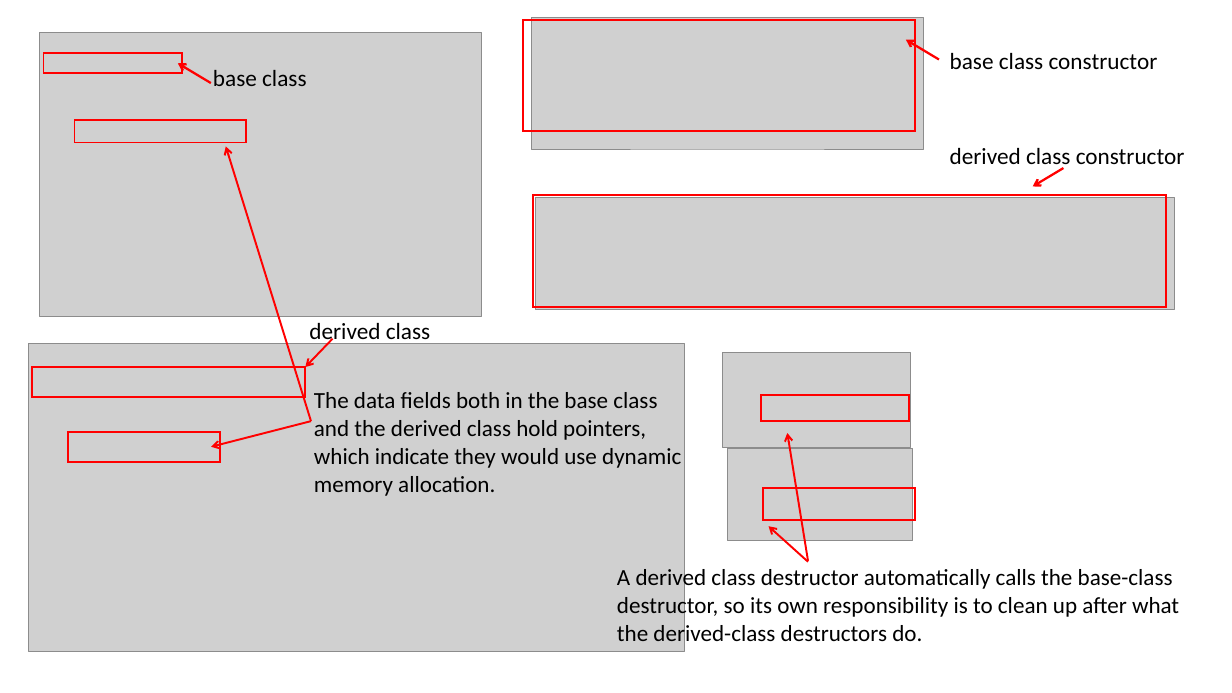
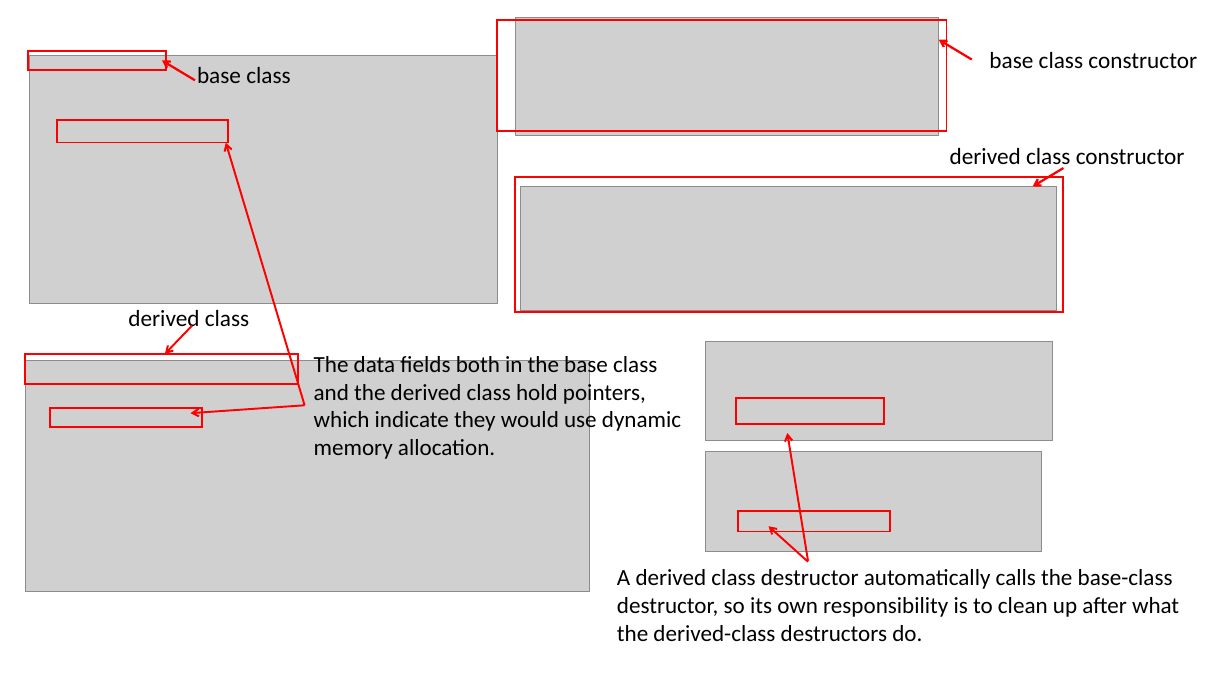
Before and after one commit to ShiqiYu/CPP, a slide deck: slide 14 of week12/Lab12.pptx (slide 18 before the commit). Drawn at 1232x693 pixels with LibreOffice and Linux fonts; fonts in the diff are those of the drawing; grey boxes stand for pictures; background and template pictures are left out. Boxes give left, top, right and bottom in pixels: in the first picture for what was removed or moved away, otherwise in the second. Text is boxed around its words. In the diff, an @@ line names an element or a change of style, - is before the commit and + after.

```diff
--- a/week12/Lab12.pptx
+++ b/week12/Lab12.pptx
@@ rectangle: place and size @@
-rectangle at [523,19,915,131]
+rectangle at [497,19,946,131]
@@ picture: place and size @@
-picture at [531,18,923,150]
+picture at [516,18,939,136]
@@ 1 text, 1 arrow, 1 rectangle: place and size @@
-1 text, 1 arrow, 1 rectangle at [43,54,306,86]
+1 text, 1 arrow, 1 rectangle at [28,51,290,83]
@@ picture: place and size @@
-picture at [40,32,482,316]
+picture at [30,55,497,304]
@@ arrow moved from (939, 59) - (906, 40) to (972, 59) - (939, 40) @@
@@ text "base class constructor": place and size @@
-text "base class constructor" at [950,53,1158,69]
+text "base class constructor" at [989,52,1197,68]
@@ rectangle: place and size @@
-rectangle at [75,120,247,142]
+rectangle at [56,120,228,142]
@@ arrow moved from (311, 421) - (226, 147) to (305, 406) - (226, 142) @@
@@ rectangle: place and size @@
-rectangle at [533,195,1166,307]
+rectangle at [516,177,1064,311]
@@ picture: place and size @@
-picture at [535,198,1175,310]
+picture at [520,187,1057,311]
@@ text "derived class": place and size @@
-text "derived class" at [309,323,430,345]
+text "derived class" at [128,310,249,332]
@@ arrow moved from (333, 339) - (306, 367) to (192, 325) - (165, 354) @@
@@ rectangle: place and size @@
-rectangle at [32,367,305,396]
+rectangle at [25,354,298,384]
@@ text "The data fields both in ...": place and size @@
-text "The data fields both in ..." at [314,392,681,496]
+text "The data fields both in ..." at [314,352,681,459]
@@ picture added at [705,341,1053,441] @@
@@ picture removed at [723,352,910,447] @@
@@ picture: place and size @@
-picture at [29,344,684,652]
+picture at [25,361,590,592]
@@ rectangle: place and size @@
-rectangle at [67,432,219,461]
+rectangle at [50,409,201,427]
@@ arrow moved from (311, 421) - (211, 447) to (305, 406) - (190, 413) @@
@@ rectangle: place and size @@
-rectangle at [762,395,909,421]
+rectangle at [737,397,884,424]
@@ picture removed at [727,448,913,541] @@
@@ picture added at [706,452,1042,552] @@
@@ rectangle: place and size @@
-rectangle at [763,489,915,520]
+rectangle at [738,511,890,531]
```
Also in this commit, not shown: 6 other slides changed, 3 slides added, 6 slides removed.
